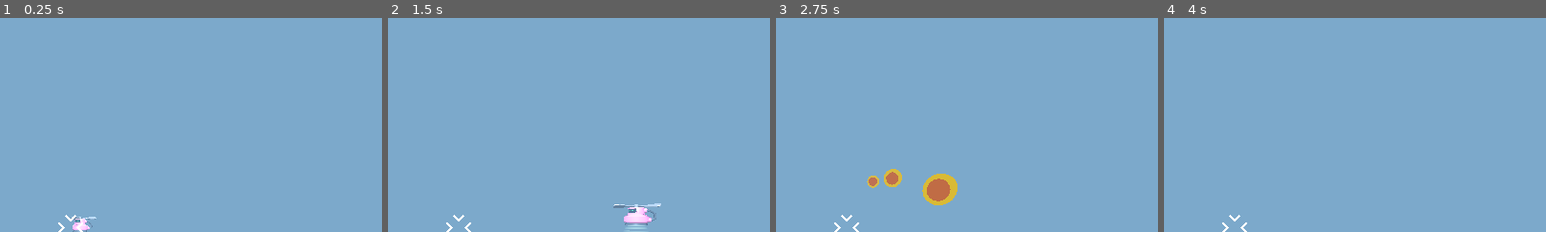
Above: before the commit, frames 1-4 (left to right).
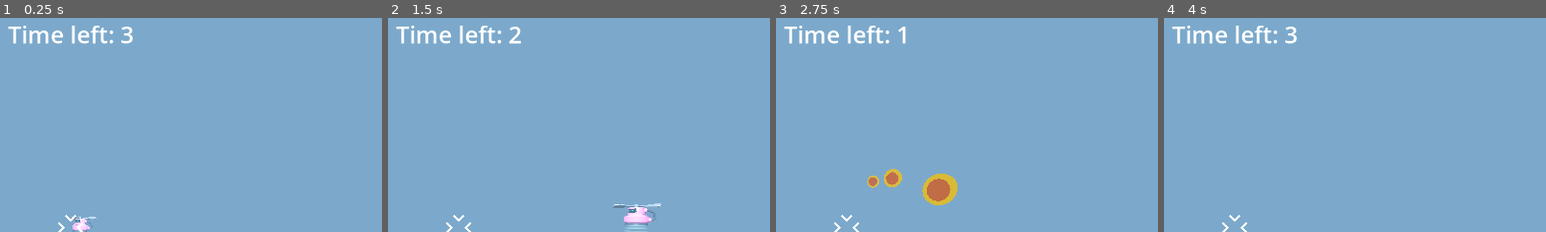
Above: after the commit, the same moments.

Repository: nesherson/survivor-arena-fps
Game: Godot game, scene res://scenes/game/game.tscn
Two runs of this game, one before a commit and one after it. Both use one fixed random seed, a clock stepped at 60 frames per second and the inputs below.
Inputs (mouse positions are % of the whole screen's width and height, from its top left):
- Up to frame 1 (0.25 s): no input
- Up to frame 2 (1.5 s): tap Enter at 0.5 s; move the mouse to (55, 50) at 0.52 s; press the mouse at (55, 50) at 0.53 s; hold W (move_forward) from 0.53 s (still down); tap Space (jump) at 0.77 s; move the mouse to (45, 50) at 1.27 s; release the mouse at (45, 50) at 1.28 s; click (45, 50) at 1.35 s
- Up to frame 3 (2.75 s): keep holding W (move_forward); tap Space (jump) at 1.52 s; move the mouse to (52, 48) at 2.02 s; press the mouse at (52, 48) at 2.03 s
- Up to frame 4 (4 s): keep holding W (move_forward); move the mouse to (49, 52) at 2.77 s; release the mouse at (49, 52) at 2.78 s; click (49, 52) at 2.85 s; tap Space (jump) at 3.02, 3.77 s; move the mouse to (57, 51) at 3.52 s; press the mouse at (57, 51) at 3.53 s
The pictures show only the part of the screen within x 41-91%, y 1-51%; the shares and areas given below are measured in that part.

The runs differ from the first frame. In frame 1, 1.0% of the frame differs, in the area x 2-35%, y 3-13%; in frame 2, 1.0%; in frame 3, 1.0%; in frame 4, 1.0%.

Commit message:
Add game time limit and win condition

Diff:
--- a/scenes/game/game.tscn
+++ b/scenes/game/game.tscn
@@ -24,10 +24,17 @@
 [sub_resource type="LabelSettings" id="LabelSettings_lfrn8"]
 font_size = 42
 
+[sub_resource type="LabelSettings" id="LabelSettings_5i0tg"]
+font_size = 42
+
+[sub_resource type="LabelSettings" id="LabelSettings_bdhmt"]
+font_size = 32
+
 [sub_resource type="WorldBoundaryShape3D" id="WorldBoundaryShape3D_5i0tg"]
 
 [node name="Game" type="Node3D"]
 script = ExtResource("1_5i0tg")
+game_time_limit = 3
 
 [node name="Player" parent="." instance=ExtResource("1_sul5r")]
 transform = Transform3D(1, 0, 0, 0, 1, 0, 0, 0, 1, -1, 0, 2)
@@ -38,108 +45,6 @@
 
 [node name="WorldEnvironment" type="WorldEnvironment" parent="."]
 environment = SubResource("Environment_sul5r")
-
-[node name="CSGBox3D" type="CSGBox3D" parent="."]
-transform = Transform3D(1, 0, 0, 0, 1, 0, 0, 0, 1, 0, -2.46766, 0)
-use_collision = true
-size = Vector3(10, 5, 10)
-material = ExtResource("2_0sr1o")
-
-[node name="CSGBox3D5" type="CSGBox3D" parent="."]
-transform = Transform3D(1, 0, 0, 0, 1, 0, 0, 0, 1, -25, -2.468, 0)
-use_collision = true
-size = Vector3(15, 5, 15)
-material = ExtResource("2_0sr1o")
-
-[node name="CSGBox3D4" type="CSGBox3D" parent="."]
-transform = Transform3D(1, 0, 0, 0, 1, 0, 0, 0, 1, 0, -2.468, -25)
-use_collision = true
-size = Vector3(15, 5, 15)
-material = ExtResource("2_0sr1o")
-
-[node name="CSGBox3D3" type="CSGBox3D" parent="."]
-transform = Transform3D(1, 0, 0, 0, 1, 0, 0, 0, 1, 0, -2.468, 25)
-use_collision = true
-size = Vector3(15, 5, 15)
-material = ExtResource("2_0sr1o")
-
-[node name="CSGBox3D2" type="CSGBox3D" parent="."]
-transform = Transform3D(1, 0, 0, 0, 1, 0, 0, 0, 1, 25, -2.468, 0)
-use_collision = true
-size = Vector3(15, 5, 15)
-material = ExtResource("2_0sr1o")
-
-[node name="CSGBox3D6" type="CSGBox3D" parent="."]
-transform = Transform3D(1, 0, 0, 0, 1, 0, 0, 0, 1, 7.011, -0.468, 0)
-use_collision = true
-size = Vector3(1.5, 1, 3)
-material = ExtResource("3_0sr1o")
-
-[node name="CSGBox3D8" type="CSGBox3D" parent="."]
-transform = Transform3D(1, 0, 0, 0, 1, 0, 0, 0, 1, 11.461, -0.468, 0)
-use_collision = true
-size = Vector3(4.6, 1, 3)
-material = ExtResource("3_0sr1o")
-
-[node name="CSGBox3D9" type="CSGBox3D" parent="."]
-transform = Transform3D(1, 0, 0, 0, 1, 0, 0, 0, 1, 16.011, -0.468, 0)
-use_collision = true
-size = Vector3(1.5, 1, 3)
-material = ExtResource("3_0sr1o")
-
-[node name="CSGBox3D10" type="CSGBox3D" parent="."]
-transform = Transform3D(-4.37114e-08, 0, 1, 0, 1, 0, -1, 0, -4.37114e-08, 0.0109999, -0.468, 15.5)
-use_collision = true
-size = Vector3(1.5, 1, 3)
-material = ExtResource("3_0sr1o")
-
-[node name="CSGBox3D11" type="CSGBox3D" parent="."]
-transform = Transform3D(-4.37114e-08, 0, 1, 0, 1, 0, -1, 0, -4.37114e-08, 0.0109997, -0.468, 10.9)
-use_collision = true
-size = Vector3(4.7, 1, 3)
-material = ExtResource("3_0sr1o")
-
-[node name="CSGBox3D13" type="CSGBox3D" parent="."]
-transform = Transform3D(-4.37114e-08, 0, 1, 0, 1, 0, -1, 0, -4.37114e-08, 0.0109994, -0.468, 6.5)
-use_collision = true
-size = Vector3(1.5, 1, 3)
-material = ExtResource("3_0sr1o")
-
-[node name="CSGBox3D14" type="CSGBox3D" parent="."]
-transform = Transform3D(-1, 0, -8.74228e-08, 0, 1, 0, 8.74228e-08, 0, -1, -6.489, -0.468, 0)
-use_collision = true
-size = Vector3(1.5, 1, 3)
-material = ExtResource("3_0sr1o")
-
-[node name="CSGBox3D15" type="CSGBox3D" parent="."]
-transform = Transform3D(-1, 0, -8.74228e-08, 0, 1, 0, 8.74228e-08, 0, -1, -11.139, -0.468, 1.44248e-07)
-use_collision = true
-size = Vector3(4.8, 1, 3)
-material = ExtResource("3_0sr1o")
-
-[node name="CSGBox3D17" type="CSGBox3D" parent="."]
-transform = Transform3D(-1, 0, -8.74228e-08, 0, 1, 0, 8.74228e-08, 0, -1, -15.489, -0.468, 0)
-use_collision = true
-size = Vector3(1.5, 1, 3)
-material = ExtResource("3_0sr1o")
-
-[node name="CSGBox3D18" type="CSGBox3D" parent="."]
-transform = Transform3D(-4.37114e-08, 0, 1, 0, 1, 0, -1, 0, -4.37114e-08, 0.0109997, -0.468, -6.5)
-use_collision = true
-size = Vector3(1.5, 1, 3)
-material = ExtResource("3_0sr1o")
-
-[node name="CSGBox3D19" type="CSGBox3D" parent="."]
-transform = Transform3D(-4.37114e-08, 0, 1, 0, 1, 0, -1, 0, -4.37114e-08, 0.0109996, -0.468, -11.05)
-use_collision = true
-size = Vector3(4.6, 1, 3)
-material = ExtResource("3_0sr1o")
-
-[node name="CSGBox3D21" type="CSGBox3D" parent="."]
-transform = Transform3D(0.006357, -0.00362094, 0.999973, 0.00197422, 0.999992, 0.00360846, -0.999978, 0.00195124, 0.00636409, 0.0109997, -0.468, -15.5)
-use_collision = true
-size = Vector3(1.5, 1, 3)
-material = ExtResource("3_0sr1o")
 
 [node name="MobSpawner" parent="." instance=ExtResource("5_lfrn8")]
 transform = Transform3D(1, 0, 0, 0, 1, 0, 0, 0, 1, 0, 0, -28)
@@ -159,6 +64,53 @@
 text = "Score: 0"
 label_settings = SubResource("LabelSettings_lfrn8")
 
+[node name="GameTimeoutLabel" type="Label" parent="."]
+unique_name_in_owner = true
+anchors_preset = 5
+anchor_left = 0.5
+anchor_right = 0.5
+offset_left = -100.0
+offset_top = 9.0
+offset_right = 101.0
+offset_bottom = 67.0
+grow_horizontal = 2
+text = "Time left: "
+label_settings = SubResource("LabelSettings_5i0tg")
+
+[node name="GameTimeoutTimer" type="Timer" parent="."]
+unique_name_in_owner = true
+autostart = true
+
+[node name="CanvasLayer" type="CanvasLayer" parent="."]
+
+[node name="GameOverOverlay" type="ColorRect" parent="CanvasLayer"]
+unique_name_in_owner = true
+visible = false
+anchors_preset = 15
+anchor_right = 1.0
+anchor_bottom = 1.0
+grow_horizontal = 2
+grow_vertical = 2
+size_flags_horizontal = 4
+color = Color(0.288518, 0.288518, 0.288518, 0.196078)
+
+[node name="GameWonLabel" type="Label" parent="CanvasLayer"]
+unique_name_in_owner = true
+visible = false
+anchors_preset = 8
+anchor_left = 0.5
+anchor_top = 0.5
+anchor_right = 0.5
+anchor_bottom = 0.5
+offset_left = -200.0
+offset_top = -72.0
+offset_right = 204.0
+offset_bottom = -27.0
+grow_horizontal = 2
+grow_vertical = 2
+text = "Congratulations, you won!"
+label_settings = SubResource("LabelSettings_bdhmt")
+
 [node name="KillPlane" type="Area3D" parent="."]
 collision_mask = 2
 
@@ -166,6 +118,109 @@
 transform = Transform3D(1, 0, 0, 0, 1, 0, 0, 0, 1, 0, -3, 0)
 shape = SubResource("WorldBoundaryShape3D_5i0tg")
 
+[node name="CSGBox3D" type="CSGBox3D" parent="."]
+transform = Transform3D(1, 0, 0, 0, 1, 0, 0, 0, 1, 0, -2.46766, 0)
+use_collision = true
+size = Vector3(10, 5, 10)
+material = ExtResource("2_0sr1o")
+
+[node name="CSGBox3D5" type="CSGBox3D" parent="."]
+transform = Transform3D(1, 0, 0, 0, 1, 0, 0, 0, 1, -25, -2.468, 0)
+use_collision = true
+size = Vector3(15, 5, 15)
+material = ExtResource("2_0sr1o")
+
+[node name="CSGBox3D4" type="CSGBox3D" parent="."]
+transform = Transform3D(1, 0, 0, 0, 1, 0, 0, 0, 1, 0, -2.468, -25)
+use_collision = true
+size = Vector3(15, 5, 15)
+material = ExtResource("2_0sr1o")
+
+[node name="CSGBox3D3" type="CSGBox3D" parent="."]
+transform = Transform3D(1, 0, 0, 0, 1, 0, 0, 0, 1, 0, -2.468, 25)
+use_collision = true
+size = Vector3(15, 5, 15)
+material = ExtResource("2_0sr1o")
+
+[node name="CSGBox3D2" type="CSGBox3D" parent="."]
+transform = Transform3D(1, 0, 0, 0, 1, 0, 0, 0, 1, 25, -2.468, 0)
+use_collision = true
+size = Vector3(15, 5, 15)
+material = ExtResource("2_0sr1o")
+
+[node name="CSGBox3D6" type="CSGBox3D" parent="."]
+transform = Transform3D(1, 0, 0, 0, 1, 0, 0, 0, 1, 7.011, -0.468, 0)
+use_collision = true
+size = Vector3(1.5, 1, 3)
+material = ExtResource("3_0sr1o")
+
+[node name="CSGBox3D8" type="CSGBox3D" parent="."]
+transform = Transform3D(1, 0, 0, 0, 1, 0, 0, 0, 1, 11.461, -0.468, 0)
+use_collision = true
+size = Vector3(4.6, 1, 3)
+material = ExtResource("3_0sr1o")
+
+[node name="CSGBox3D9" type="CSGBox3D" parent="."]
+transform = Transform3D(1, 0, 0, 0, 1, 0, 0, 0, 1, 16.011, -0.468, 0)
+use_collision = true
+size = Vector3(1.5, 1, 3)
+material = ExtResource("3_0sr1o")
+
+[node name="CSGBox3D10" type="CSGBox3D" parent="."]
+transform = Transform3D(-4.37114e-08, 0, 1, 0, 1, 0, -1, 0, -4.37114e-08, 0.0109999, -0.468, 15.5)
+use_collision = true
+size = Vector3(1.5, 1, 3)
+material = ExtResource("3_0sr1o")
+
+[node name="CSGBox3D11" type="CSGBox3D" parent="."]
+transform = Transform3D(-4.37114e-08, 0, 1, 0, 1, 0, -1, 0, -4.37114e-08, 0.0109997, -0.468, 10.9)
+use_collision = true
+size = Vector3(4.7, 1, 3)
+material = ExtResource("3_0sr1o")
+
+[node name="CSGBox3D13" type="CSGBox3D" parent="."]
+transform = Transform3D(-4.37114e-08, 0, 1, 0, 1, 0, -1, 0, -4.37114e-08, 0.0109994, -0.468, 6.5)
+use_collision = true
+size = Vector3(1.5, 1, 3)
+material = ExtResource("3_0sr1o")
+
+[node name="CSGBox3D14" type="CSGBox3D" parent="."]
+transform = Transform3D(-1, 0, -8.74228e-08, 0, 1, 0, 8.74228e-08, 0, -1, -6.489, -0.468, 0)
+use_collision = true
+size = Vector3(1.5, 1, 3)
+material = ExtResource("3_0sr1o")
+
+[node name="CSGBox3D15" type="CSGBox3D" parent="."]
+transform = Transform3D(-1, 0, -8.74228e-08, 0, 1, 0, 8.74228e-08, 0, -1, -11.139, -0.468, 1.44248e-07)
+use_collision = true
+size = Vector3(4.8, 1, 3)
+material = ExtResource("3_0sr1o")
+
+[node name="CSGBox3D17" type="CSGBox3D" parent="."]
+transform = Transform3D(-1, 0, -8.74228e-08, 0, 1, 0, 8.74228e-08, 0, -1, -15.489, -0.468, 0)
+use_collision = true
+size = Vector3(1.5, 1, 3)
+material = ExtResource("3_0sr1o")
+
+[node name="CSGBox3D18" type="CSGBox3D" parent="."]
+transform = Transform3D(-4.37114e-08, 0, 1, 0, 1, 0, -1, 0, -4.37114e-08, 0.0109997, -0.468, -6.5)
+use_collision = true
+size = Vector3(1.5, 1, 3)
+material = ExtResource("3_0sr1o")
+
+[node name="CSGBox3D19" type="CSGBox3D" parent="."]
+transform = Transform3D(-4.37114e-08, 0, 1, 0, 1, 0, -1, 0, -4.37114e-08, 0.0109996, -0.468, -11.05)
+use_collision = true
+size = Vector3(4.6, 1, 3)
+material = ExtResource("3_0sr1o")
+
+[node name="CSGBox3D21" type="CSGBox3D" parent="."]
+transform = Transform3D(0.006357, -0.00362094, 0.999973, 0.00197422, 0.999992, 0.00360846, -0.999978, 0.00195124, 0.00636409, 0.0109997, -0.468, -15.5)
+use_collision = true
+size = Vector3(1.5, 1, 3)
+material = ExtResource("3_0sr1o")
+
 [connection signal="mob_spawned" from="MobSpawner" to="." method="_on_mob_spawner_mob_spawned"]
 [connection signal="mob_spawned" from="MobSpawner2" to="." method="_on_mob_spawner_mob_spawned"]
+[connection signal="timeout" from="GameTimeoutTimer" to="." method="_on_game_timeout_timer_timeout"]
 [connection signal="body_entered" from="KillPlane" to="." method="_on_kill_plane_body_entered"]
--- a/scripts/game/game.gd
+++ b/scripts/game/game.gd
@@ -1,6 +1,12 @@
 extends Node3D
 
+@export var game_time_limit: int
+
 @onready var score_label = %ScoreLabel
+@onready var game_timeout_label = %GameTimeoutLabel
+@onready var game_timeout_timer = %GameTimeoutTimer
+@onready var game_over_overlay = %GameOverOverlay
+@onready var game_won_label = %GameWonLabel
 
 var score := 0
 
@@ -16,6 +22,13 @@
 
 	smoke_puff.global_position = mob_global_position
 
+func show_win_overlay():
+	game_over_overlay.visible = true
+	game_won_label.visible = true
+
+func _ready() -> void:
+	game_timeout_label.text = "Time left: " + str(game_time_limit)
+
 func _on_mob_spawner_mob_spawned(mob: RigidBody3D) -> void:
 	mob.died.connect(func on_mob_death():
 		increase_score()
@@ -24,3 +37,13 @@
 
 func _on_kill_plane_body_entered(body: Node3D) -> void:
 	get_tree().reload_current_scene.call_deferred()
+
+func _on_game_timeout_timer_timeout() -> void:
+	if game_time_limit == 0:
+		get_tree().paused = true
+		game_timeout_timer.stop()
+		show_win_overlay()
+		return
+
+	game_time_limit -= 1
+	game_timeout_label.text = "Time left: " + str(game_time_limit)
Not shown: 1 places in scenes/game/game.tscn that only renumber resources
